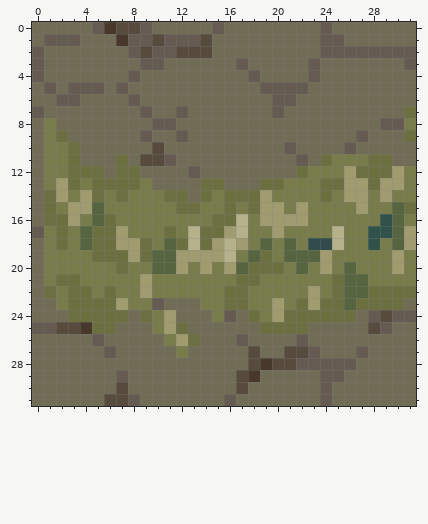
Edited in one commit: pixel-art sprite (gfx/Mushroom-Dream/pngs_normal_32x32/terrain/t_grass/t_grass_edge_ew.png). The picture above was drawn from the file before the commit.
The file is 32x32 pixels. Colours within 5 levels of each other are drawn and written as one.
New version:
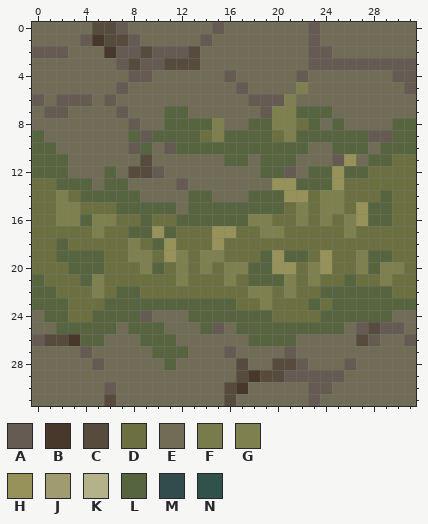
Palette (. is transparent): A #655b53  B #47382b  C #574b3d  D #6c7041  E #706c56  F #787c4a  G #7f804f  H #96925a  J #a19c6f  K #b5b18b  L #566440  M #324c4d  N #31524b
Changes in this commit:
@@ x 0..31 @@
- 0 EEEEEABCCAEEEEEAEEEEEEEEAEEEEEEE
- 1 EAAAEEEBAACAAACEEEEEEEEEAAEEEEEE
- 2 AEEEEEEEACAACCCEEEEEEEEEAAAAAAAA
- 3 AEEEEEEEEAAEEEEEEAEEEEEAEEEEEEEA
- 4 AEEEEEEEAEEEEEEEEEAEEEEAEEEEEEEE
- 5 EAEAAAEAEEEEEEEEEEEAAAAEEEEEEEEE
- 6 EEAAEEEEAEEEEEEEEEEEAAEEEEEEEEEE
- 7 AEEEEEEEEAEEAEEEEEEEAEEEEEEEEEED
- 8 EFEEEEEEEEAAEEEEEEEEEEEEEEEEEAAF
- 9 EFDEEEEEEAEEAEEEEEEEEEEEEEEAEEED
-10 EFFDEEEEEECEEEEEEEEEEAEEEEAEEEEE
-11 EFFDEEEDECCAEEEEEEEEEEAEDFFFDDEE
-12 EFFDDDEDDEEEEAEEEEEEEEDFFFJDDDJF
-13 EFJDFDDDDFEEEEDDEEEDDFFFDDJJDJJF
-14 EDJFJDFDFFFDDEDFDDDJFFFFDFJJFJFF
-15 EDFJJLFFFFFFDDFFDFDJJFJFFFFJFFLD
-16 EDDJFLDFFFFFFFFDDKFJJJJFFFFFFNLF
-17 AFDFLDDJFFFDFKDDJKFFJFFFFKFFNNLJ
-18 EFDFLDDJJDFLDKDJKJFLFLFMMKFFNFLJ
-19 EFFFFDDDJDLLJJJJKFLDFLLLJFFFFFJF
-20 EFFFFFFDFFLLJFJFJLDDDFLFJFLFFFJF
-21 EFDDFFFFFJFFFFFFFDDFFFFFFDLLFFFF
-22 EDFDDFDFFJFFFFFFDDFFFFFJFDLLDDDD
-23 EEFDDDDJFFAEEEFFDDFFJFDJDDLDDDDE
-24 EEEDDDDDEDFJEEEFAEDFJDDDDDDEACAA
-25 AACCBDDEEEFJDEEEEEEDDDDEEEEECAEE
-26 EEEEEAEEEEEFJDEEEAEEEEAEEEEEEEEE
-27 EEEEEEAEEEEEFEEEEECEECCAEEEAEEEE
-28 EEEEEEEEEEEEEEEEEECBCCAAAAAEEEEE
-29 EEEEEEEAEEEEEEEEECBEEEEEAAEEEEEE
-30 EEEEEEECEEEEEEEEECEEEEEEAEEEEEEE
-31 EEEEEECCAEEEEEEEAEEEEEEEAEEEEEEE
+ 0 EEEEECCAEEEEEEEAEEEEEEEAEEEEEEEE
+ 1 EEEEABCCAEEEEEAEEEEEEEEAEEEEEEEE
+ 2 AAAEEEBAACAAACEEEEEEEEEAAEEEEEEE
+ 3 EEEEEEEACAACCCEEEEEEEEEAAAAAAAAA
+ 4 EEEEEEEEAAEEEEEEAEEEEEAEEEEEEEAA
+ 5 EEEEEEEAEEEEEEEEEAEEEEGEEEEEEEEA
+ 6 AEAAAEAEEEEEEEEEEEAAAGEEEEEEEEEE
+ 7 EAAEEEEAEEELLEEEEEEAGGLLLEEEEEEE
+ 8 EEEEEEEEAEELLLLGEELLGGDLELEEEELL
+ 9 LEEEEEEELALLLLDGLLLLDGLLLLLLAALL
+10 LLEEEEEEALEALLLLLLLLLLLEELLLELLL
+11 LLLEEEEEECEEEEEELLELLLEEEAHELLDD
+12 LLLEEELECCAEEEEEEEELLAELLHLLDDDD
+13 DDLLLELLEEEEAEEEEEEEHHLLLHDDDDDD
+14 DDGDLLLLLEEEELLEEELLLHHDGGDDDLDD
+15 DDGGDDDLLLLLELLLLLLLLDGDGGDHLLDD
+16 DDGGLGGDDLDDLLLLLLGGDDGDGDGHLLDD
+17 DDDDDGDDLLHLDDDHHDDGGDDDDDGDDDDD
+18 DDLDDDDDGDLHDDDHDDDDDDDDDDDDDDDD
+19 DDLLLLDDGGDHGDGGDDDLHLLDHDDGLLDD
+20 DDDLLLDDDGLDGDGDGGLLHHDGHDDGLGGD
+21 LDDDLGDDDDDDGDDDGDLLLGDGDDLDDGDD
+22 LLDDDGDLLDDDDDDDDDGGDGDDLLLLLLDD
+23 LLLDDDLLLLLLLLLLLDDGDDDLDLLLLLLL
+24 ELLDDLLLLAEEELLLLLLLDDDDLLLLLLEE
+25 EELLLLLELLLEEELAELLLLLLLLLEACAAE
+26 ACCBLLEEELLLEEEEEELLLLEEEEECAEEA
+27 EEEEAEEEEELLLEEEAEEEEAEEEEEEEEEE
+28 EEEEEAEEEEELEEEEECEECCAEEEAEEEEE
+29 EEEEEEEEEEEEEEEEECBCCAAAAAEEEEEE
+30 EEEEEEAEEEEEEEEECBEEEEEAAEEEEEEE
+31 EEEEEECEEEEEEEEECEEEEEEAEEEEEEEE
